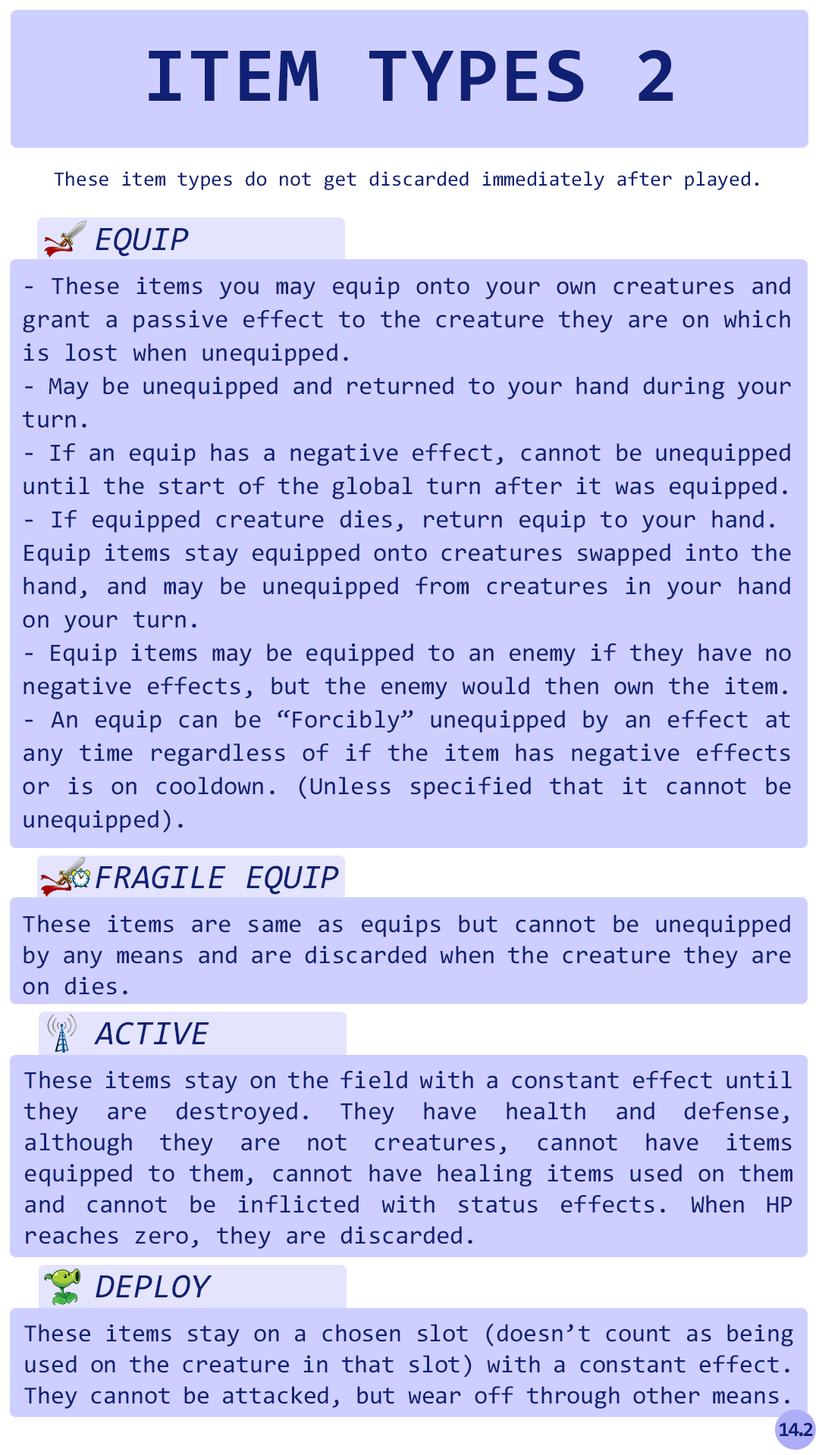
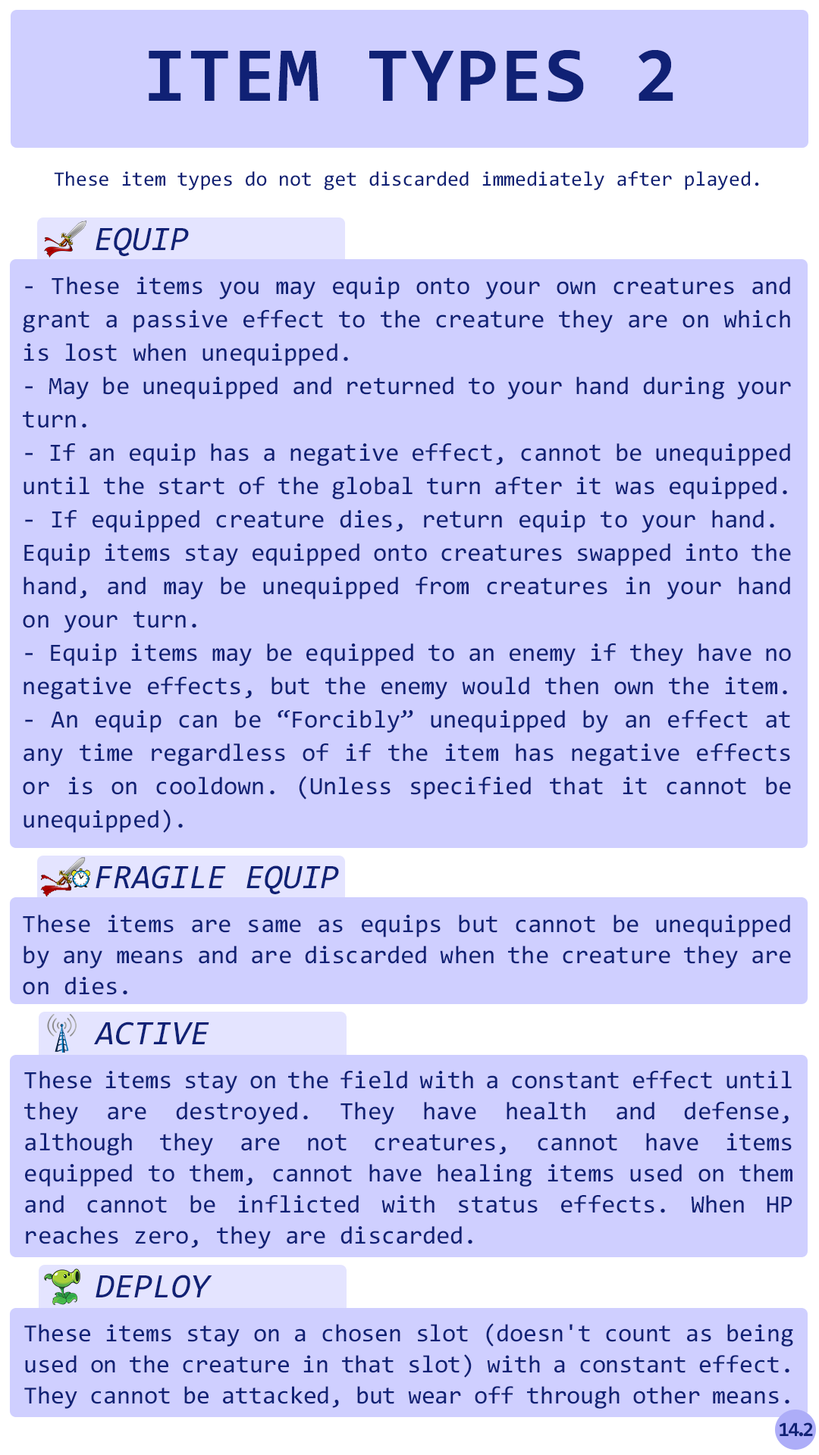
The second 819x1455 image is a revision of the first. Changes to its layers:
painted on "Combo Damage copy 6" (10th of 12, in "Deploy") over bbox(566, 1324, 574, 1333)
